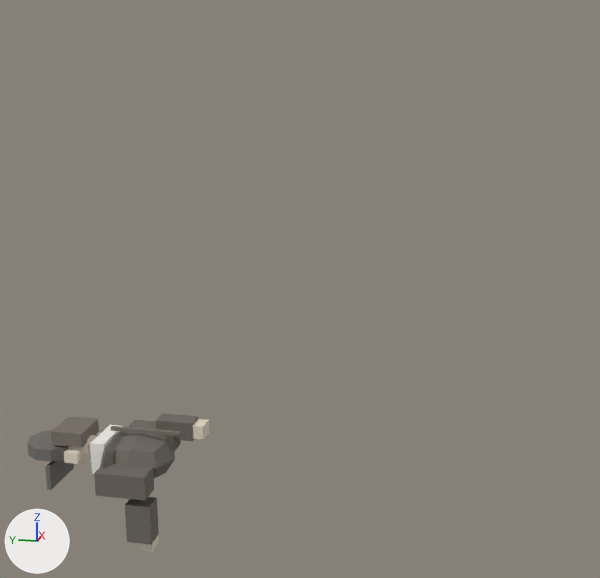
What one commit did to the glTF model ev_engine/assets/taxi_driver.glb.
Both versions are drawn from a camera (50 mm lens) standing at (-4.45, -0.89, 1.14) and looking at (-0.34, -0.06, 0.11). Lighting does not change. The marker at lower left points along +X, +Y and +Z. The picture after the commit comes second. Vertices at exactly the same position are counted once.

Objects in the first picture: 'TaxiDriver'.
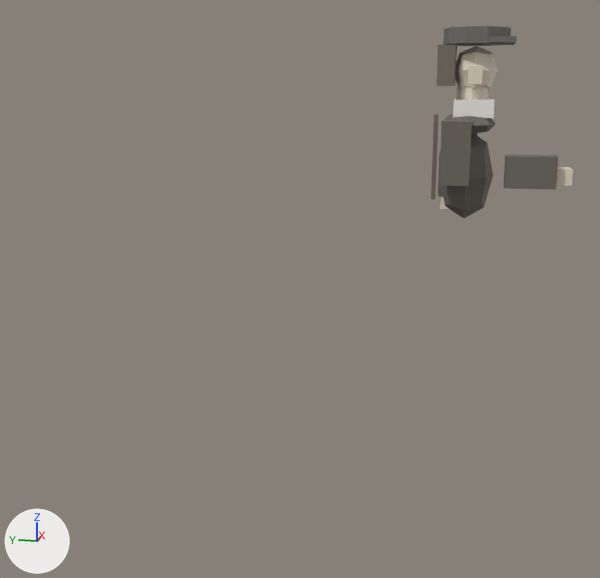
Location of each change, [x1, y1, x2, y2] in pixels of the pictures (600 x 578 px; the box of a moved part takes in the faces that stretch with it):
'TaxiDriver', reshaped (22% narrower, 39% taller)
    before: [27, 413, 209, 551]
    after: [431, 26, 573, 218]
part 1 of me_cube_007, moved or reshaped
    before: [45, 459, 74, 490]
    after: [488, 36, 517, 45]
part 2 of me_cube_007, moved or reshaped
    before: [27, 429, 68, 462]
    after: [443, 26, 511, 46]
part 3 of me_cube_007, moved or reshaped
    before: [115, 432, 175, 478]
    after: [439, 134, 493, 218]
part 4 of me_cube_007, moved or reshaped
    before: [100, 426, 132, 469]
    after: [441, 115, 496, 134]
part 5 of me_cube_007, moved or reshaped
    before: [94, 464, 154, 500]
    after: [439, 120, 472, 186]
part 6 of me_cube_007, moved or reshaped
    before: [125, 497, 159, 544]
    after: [503, 154, 558, 190]
part 7 of me_cube_007, moved or reshaped (not visible afterwards)
    before: [128, 420, 181, 452]
part 8 of me_cube_007, moved or reshaped
    before: [156, 413, 198, 441]
    after: [438, 152, 443, 197]
part 9 of me_cube_007, moved or reshaped
    before: [90, 425, 123, 474]
    after: [453, 99, 494, 118]
part 10 of me_cube_007, moved or reshaped (mostly hidden before)
    before: [88, 444, 91, 462]
    after: [456, 86, 488, 100]
part 11 of me_cube_007, moved or reshaped
    before: [68, 434, 96, 464]
    after: [455, 46, 498, 89]
part 12 of me_cube_007, moved or reshaped
    before: [64, 450, 81, 464]
    after: [468, 65, 483, 84]
part 13 of me_cube_007, moved or reshaped
    before: [140, 535, 159, 551]
    after: [556, 167, 573, 185]
part 14 of me_cube_007, moved or reshaped
    before: [193, 419, 209, 439]
    after: [440, 197, 450, 210]
part 15 of me_cube_007, moved or reshaped
    before: [51, 416, 99, 448]
    after: [436, 45, 457, 86]
part 16 of me_cube_007, moved or reshaped
    before: [111, 426, 180, 436]
    after: [431, 114, 439, 200]

The change, as a diff of the scene's bpy script:
```diff
--- a/ev_engine/assets/taxi_driver.glb.py
+++ b/ev_engine/assets/taxi_driver.glb.py
@@ me_cube_007 @@
 # used by ob_taxidriver; location = (0.0, 0.0, 0.0)
-me_cube_007.from_pydata(...)  # 218 vertices, 364 faces; spans x -0.685..-0.105, y 0.525..1.5, z -1.34..-0.72
+me_cube_007.from_pydata(...)  # 218 vertices, 364 faces; spans x -0.685..-0.105, y -1.34..-0.72, z 0.51..1.385
+# me_cube_007 part 1: the loose piece of 8 vertices spanning x -0.54..-0.26, y 1.317..1.343, z -1.07..-0.93 is scaled about its middle by (1, 5.6, 0.179), then moved by (0.0, -2.33, 2.33)
+# me_cube_007 part 2: the loose piece of 20 vertices spanning x -0.543..-0.257, y 1.2..1.5, z -0.895..-0.825 is moved by (0.0, -2.25, 2.21)
+# me_cube_007 part 3: the loose piece of 26 vertices spanning x -0.585..-0.215, y 0.63..1.05, z -1.006..-0.754 is scaled about its middle by (1, 0.6, 1.67), then moved by (0.0, -1.72, 1.6)
+# me_cube_007 part 4: the loose piece of 26 vertices spanning x -0.643..-0.157, y 0.91..1.01, z -1.006..-0.754 is scaled about its middle by (1, 2.5, 0.4), then moved by (0.0, -1.84, 1.84)
+# me_cube_007 part 5: the loose piece of 8 vertices spanning x -0.685..-0.555, y 0.7..0.98, z -0.995..-0.865 is scaled about its middle by (1, 0.464, 2.15), then moved by (0.0, -1.67, 1.77)
+# me_cube_007 part 6: the loose piece of 8 vertices spanning x -0.655..-0.545, y 0.69..0.83, z -1.27..-1.05 is scaled about its middle by (1, 1.57, 0.636), then moved by (0.0, -1.92, 1.92)
+# me_cube_007 part 7: the loose piece of 8 vertices spanning x -0.245..-0.115, y 0.7..0.98, z -0.925..-0.795 is scaled about its middle by (1, 0.464, 2.15), then moved by (0.0, -1.7, 1.7)
+# me_cube_007 part 8: the loose piece of 8 vertices spanning x -0.215..-0.105, y 0.59..0.81, z -0.855..-0.745 is scaled about its middle by (1, 0.5, 2), then moved by (0.0, -1.5, 1.5)
+# me_cube_007 part 9: the loose piece of 8 vertices spanning x -0.53..-0.27, y 0.99..1.07, z -0.95..-0.77 is scaled about its middle by (1, 2.25, 0.444), then moved by (0.0, -1.93, 1.89)
+# me_cube_007 part 10: the loose piece of 16 vertices spanning x -0.47..-0.33, y 1.01..1.15, z -0.92..-0.82 is moved by (0.0, -1.97, 1.95)
+# me_cube_007 part 11: the loose piece of 26 vertices spanning x -0.501..-0.299, y 1.091..1.309, z -0.961..-0.759 is scaled about its middle by (1, 0.923, 1.08), then moved by (0.0, -2.1, 2.06)
+# me_cube_007 part 12: the loose piece of 8 vertices spanning x -0.55..-0.51, y 1.14..1.22, z -0.89..-0.83 is scaled about its middle by (1, 0.75, 1.33), then moved by (0.0, -2.08, 2.04)
+# me_cube_007 part 13: the loose piece of 8 vertices spanning x -0.61..-0.51, y 0.705..0.775, z -1.34..-1.26 is scaled about its middle by (1, 1.14, 0.875), then moved by (0.0, -2.04, 2.04)
+# me_cube_007 part 14: the loose piece of 8 vertices spanning x -0.21..-0.11, y 0.525..0.595, z -0.84..-0.76 is scaled about its middle by (1, 1.14, 0.875), then moved by (0.0, -1.36, 1.36)
+# me_cube_007 part 15: the loose piece of 8 vertices spanning x -0.51..-0.29, y 1.13..1.31, z -0.81..-0.73 is scaled about its middle by (1, 0.444, 2.25), then moved by (0.0, -1.99, 1.99)
+# me_cube_007 part 16: the loose piece of 8 vertices spanning x -0.41..-0.39, y 0.6..1.0, z -0.74..-0.72 is scaled about its middle by (1, 0.05, 20), then moved by (0.0, -1.53, 1.53)
+# other edits to the shape of me_cube_007 do not show in these pictures
 me_cube_007.materials.append(mat_driver_cap_001)
```
